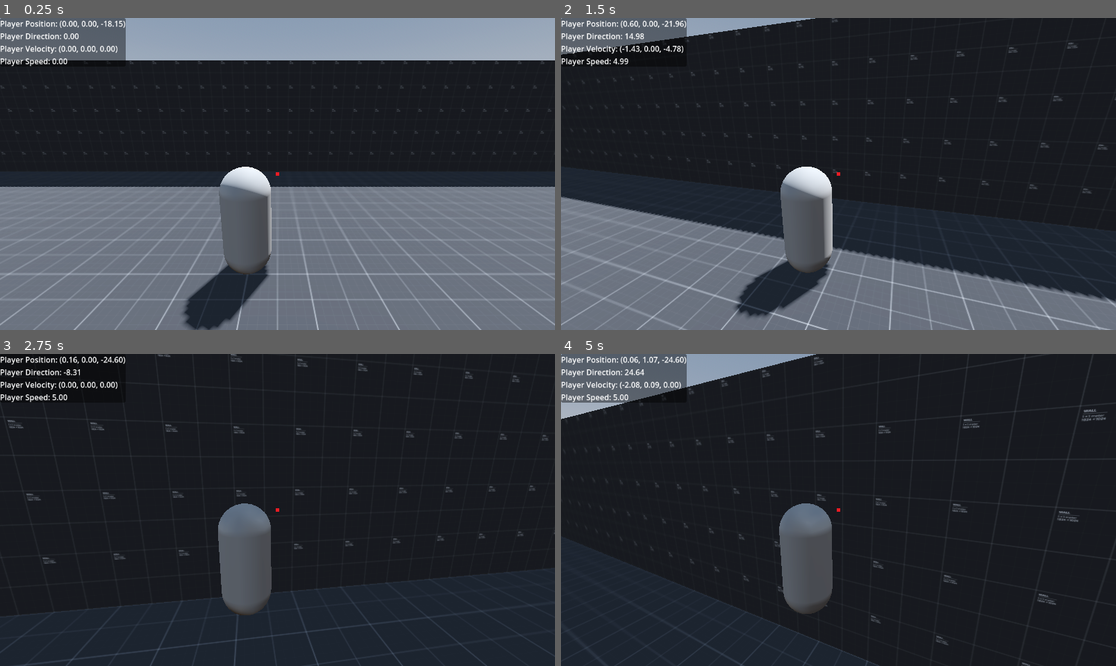
Above: before the commit, frames 1-4 (two rows, left to right).
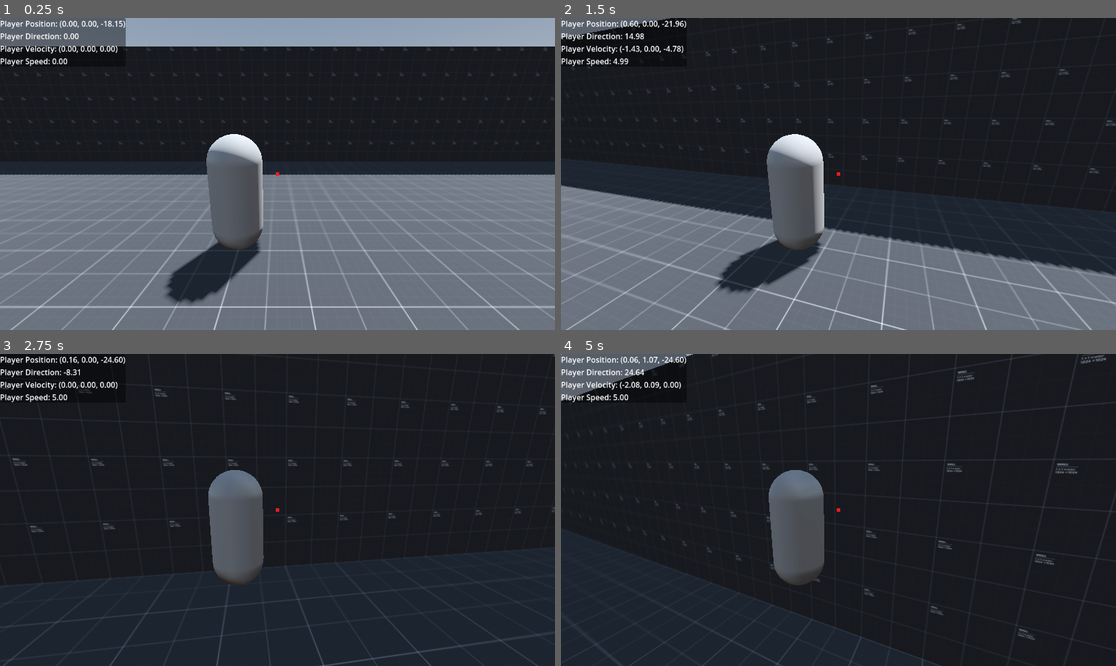
Above: after the commit, the same moments.

Repository: Zokerus/Tamera-Prototype
Game: Godot game, scene res://main.tscn
The game is run twice, just before and just after one commit, with the same random seed, the same clock (stepped at 60 frames per second) and the same inputs.
Inputs (mouse positions are in pixels of both pictures, inside the frame that each line leads up to):
- Up to frame 1 (0.25 s): no input
- Up to frame 2 (1.5 s): tap Enter (ui_accept) at 0.5, 0.77 s; move the mouse to (866, 174) at 0.52 s; hold W (Forward) from 0.53 s (still down); move the mouse to (810, 174) at 1.27 s
- Up to frame 3 (2.75 s): keep holding W (Forward); tap Enter (ui_accept) at 1.52 s; move the mouse to (288, 503) at 2.02 s
- Up to frame 4 (5 s): keep holding W (Forward); move the mouse to (832, 516) at 2.77 s; tap Enter (ui_accept) at 3.02, 3.77, 4.52 s; move the mouse to (877, 513) at 3.52 s; move the mouse to (794, 506) at 4.27 s

The runs differ from the first frame. In frame 1, 16% of the frame differs, in the area x 0-100%, y 9-100%; in frame 2, 17%, in the area x 0-100%, y 0-100%; in frame 3, 5.2%; in frame 4, 7.5%.

Commit message:
updated camera to Over-Shoulder-Camera

Diff:
--- a/Character/Camera/camera_controller.gd
+++ b/Character/Camera/camera_controller.gd
@@ -1,7 +1,8 @@
 extends Node3D
 class_name CameraController
 
-@onready var spring_arm_3d: SpringArm = $SpringArm3D
+@onready var spring_arm_3d: SpringArm3D = $SpringArm3D2
+@onready var v_pivot: Node3D = $vPivot
 
 @export var h_Sensetivity: float = 0.005
 @export var v_Sensetivity: float = 0.005
@@ -15,5 +16,5 @@
 	if event is InputEventMouseMotion:
 		#var mouseMotion: InputEventMouseMotion = event
 		self.rotate_y(-event.relative.x * h_Sensetivity) #turn horizontally around the player
-		spring_arm_3d.rotate_x(-event.relative.y * v_Sensetivity) #turn vertically around the player
-		spring_arm_3d.rotation.x = clampf(spring_arm_3d.rotation.x, -PI*0.25, PI*0.25)
+		v_pivot.rotate_x(-event.relative.y * v_Sensetivity) #turn vertically around the player
+		v_pivot.rotation.x = clampf(v_pivot.rotation.x, -PI*0.25, PI*0.25)
--- a/Character/Camera/camera_controller.tscn
+++ b/Character/Camera/camera_controller.tscn
@@ -1,18 +1,18 @@
-[gd_scene load_steps=3 format=3 uid="uid://4nfhnsh216u2"]
+[gd_scene load_steps=2 format=3 uid="uid://4nfhnsh216u2"]
 
 [ext_resource type="Script" path="res://Character/Camera/camera_controller.gd" id="1_iaytv"]
-[ext_resource type="Script" path="res://Character/Camera/spring_arm_3d.gd" id="1_ta650"]
 
 [node name="CameraController" type="Node3D"]
 script = ExtResource("1_iaytv")
 
-[node name="SpringArm3D" type="Node3D" parent="."]
-transform = Transform3D(1, 0, 0, 0, 1, 0, 0, 0, 1, 0, 2.5, 0)
-script = ExtResource("1_ta650")
+[node name="vPivot" type="Node3D" parent="."]
 
-[node name="RayCast3D" type="RayCast3D" parent="SpringArm3D"]
-target_position = Vector3(0.5, 0, 3)
+[node name="SpringArm3D2" type="SpringArm3D" parent="vPivot"]
+transform = Transform3D(0.978148, 0, 0.207912, 0, 1, 0, -0.207912, 0, 0.978148, 0, 2, 0)
 collision_mask = 11
+spring_length = 3.0
 
-[node name="Camera3D" type="Camera3D" parent="SpringArm3D"]
-transform = Transform3D(1, 0, 0, 0, 0.965926, 0.258819, 0, -0.258819, 0.965926, 0.5, 0, 3)
+[node name="Node3D" type="Node3D" parent="vPivot/SpringArm3D2"]
+
+[node name="Camera3D" type="Camera3D" parent="vPivot/SpringArm3D2/Node3D"]
+transform = Transform3D(0.978148, 0.0538115, -0.200827, 0, 0.965926, 0.258819, 0.207912, -0.253163, 0.944818, 0, 0, 0)
--- a/Character/Camera/spring_arm_3d.gd
+++ /dev/null
@@ -1,17 +0,0 @@
-extends Node3D
-class_name SpringArm
-
-@onready var ray_cast_3d: RayCast3D = $RayCast3D
-@onready var camera_3d: Camera3D = $Camera3D
-
-# Called when the node enters the scene tree for the first time.
-func _ready() -> void:
-	pass # Replace with function body.
-
-
-# Called every frame. 'delta' is the elapsed time since the previous frame.
-func _process(delta: float) -> void:
-	if ray_cast_3d.is_colliding():
-		camera_3d.position.z = minf(ray_cast_3d.global_position.distance_to(ray_cast_3d.get_collision_point()) - 0.3, 3.0)
-	else:
-		camera_3d.position.z = 3
